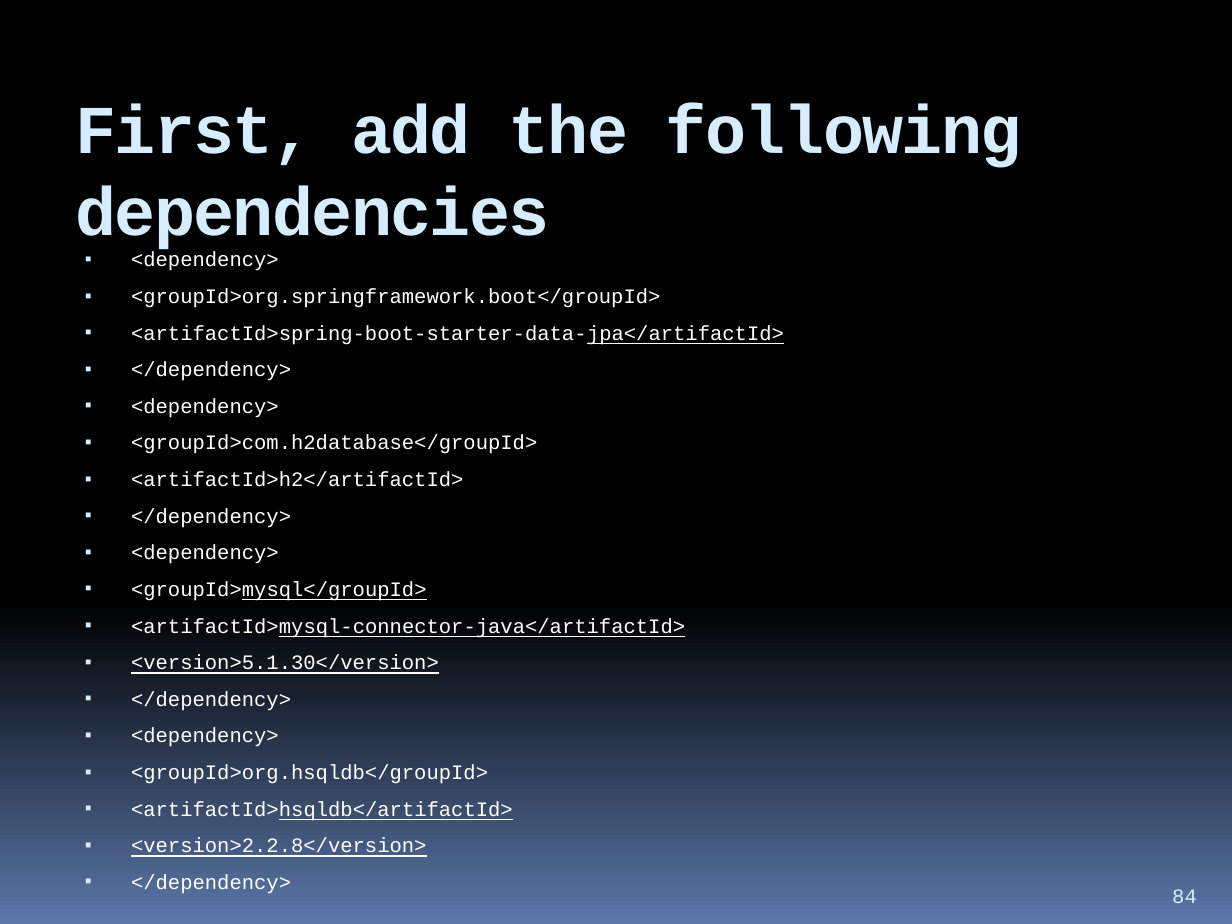
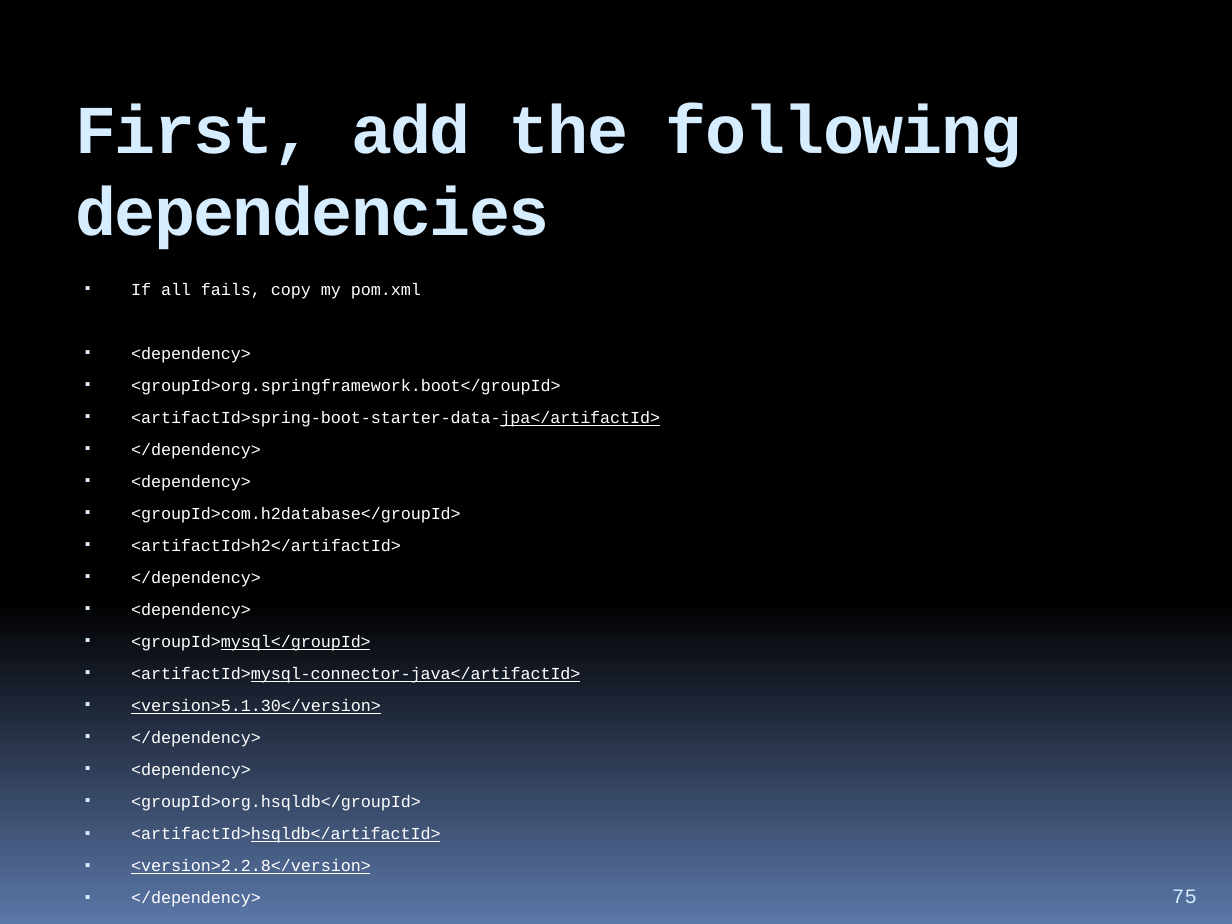
Before and after one commit to hchan/comp2613, a slide deck: slide 75 of coursePresentation.pptx (slide 84 before the commit). Drawn at 1232x924 pixels with LibreOffice and Linux fonts; fonts in the diff are those of the drawing. Boxes give left, top, right and bottom in pixels: in the first picture for what was removed or moved away, otherwise in the second. Text is boxed around its words. In the diff, an @@ line names an element or a change of style, - is before the commit and + after.

```diff
--- a/coursePresentation.pptx
+++ b/coursePresentation.pptx
@@ text at box(131, 283, 421, 299): paragraph added @@
+▪ If all fails, copy my pom.xml
@@ text at box(131, 347, 660, 907): size 12 to 9.8 pt @@
@@ page number at box(1172, 889, 1197, 903): text changed @@
-84
+75
```
Also in this commit, not shown: 11 other slides changed, 2 slides added, 11 slides removed, 3 other files.
